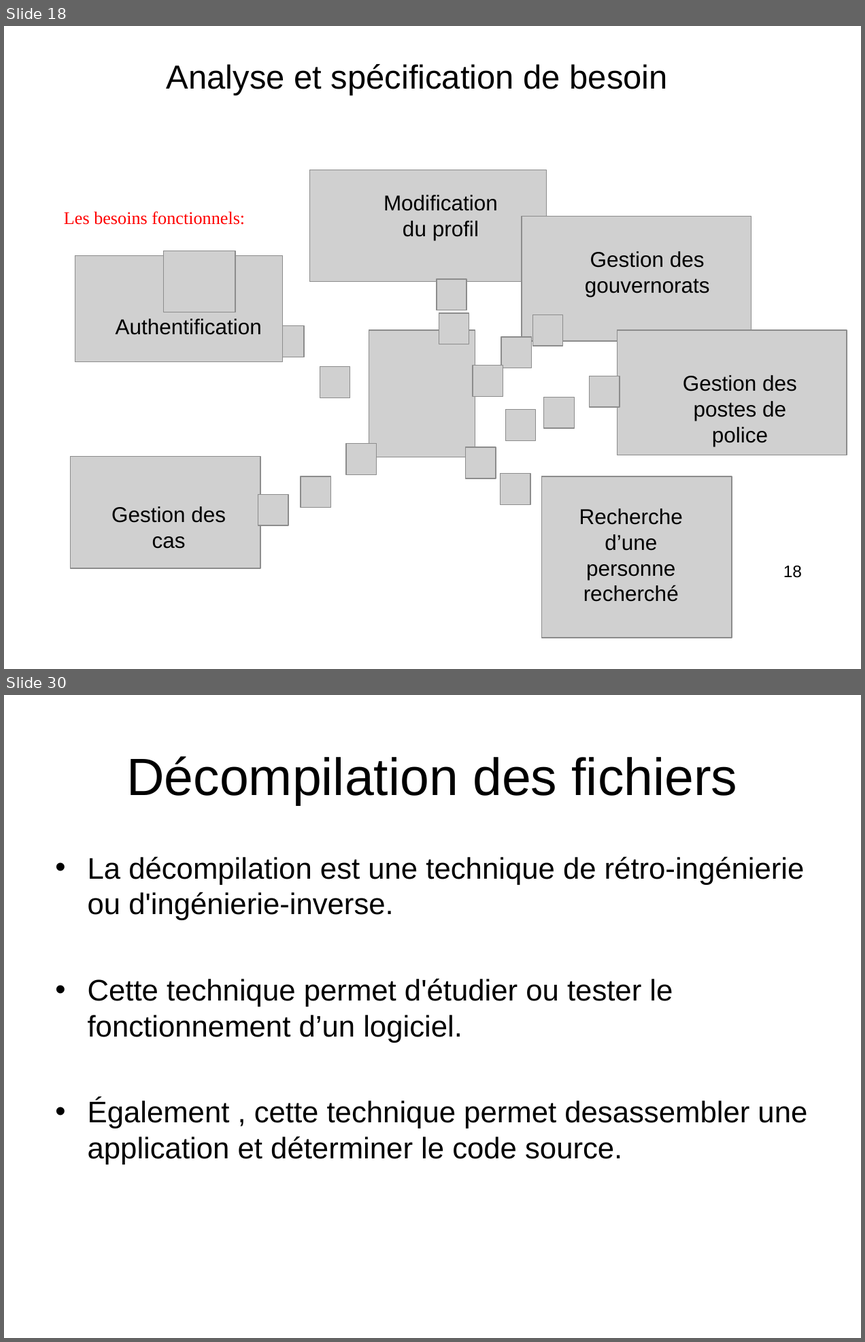
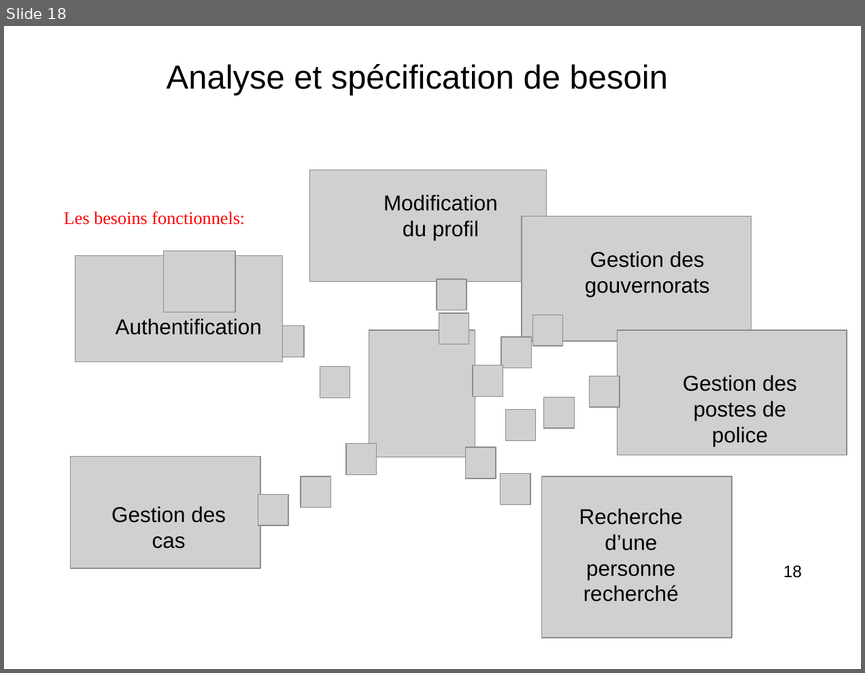
Before and after one commit to HabibAroua/Criminel_dep, a slide deck: documentation/presentation/P1/2734.ppt. Shown one above the other, each under a label of ours: slides 18 and 30 before the commit, slide 18 after it; the slides between them are not shown. The pictures are 865x1342 and 865x673 pixels, drawn with LibreOffice and Linux fonts; fonts in the diff are those of the drawing; grey boxes stand for pictures; background and template pictures are left out. Boxes give left, top, right and bottom in pixels: in the first picture for what was removed or moved away, otherwise in the second. Text is boxed around its words. In the diff, an @@ line names an element or a change of style, - is before the commit and + after.

```diff
--- a/documentation/presentation/P1/2734.ppt
+++ b/documentation/presentation/P1/2734.ppt
@@ slide 30 removed at (x1=4, y1=695, x2=861, y2=1338), background picture (left out) @@
@@ title removed at (x1=126, y1=756, x2=738, y2=805) @@
-Décompilation des fichiers
@@ text removed at (x1=88, y1=856, x2=807, y2=1164) @@
-• La décompilation est une technique de rétro-ingénierie ou d'ingénierie-inverse.
-• Cette technique permet d'étudier ou tester le fonctionnement d’un logiciel.
-• Également , cette technique permet desassembler une application et déterminer le code source.
```
Also in this commit, not shown: 2 slides changed, 9 slides added, 42 other slides removed.
